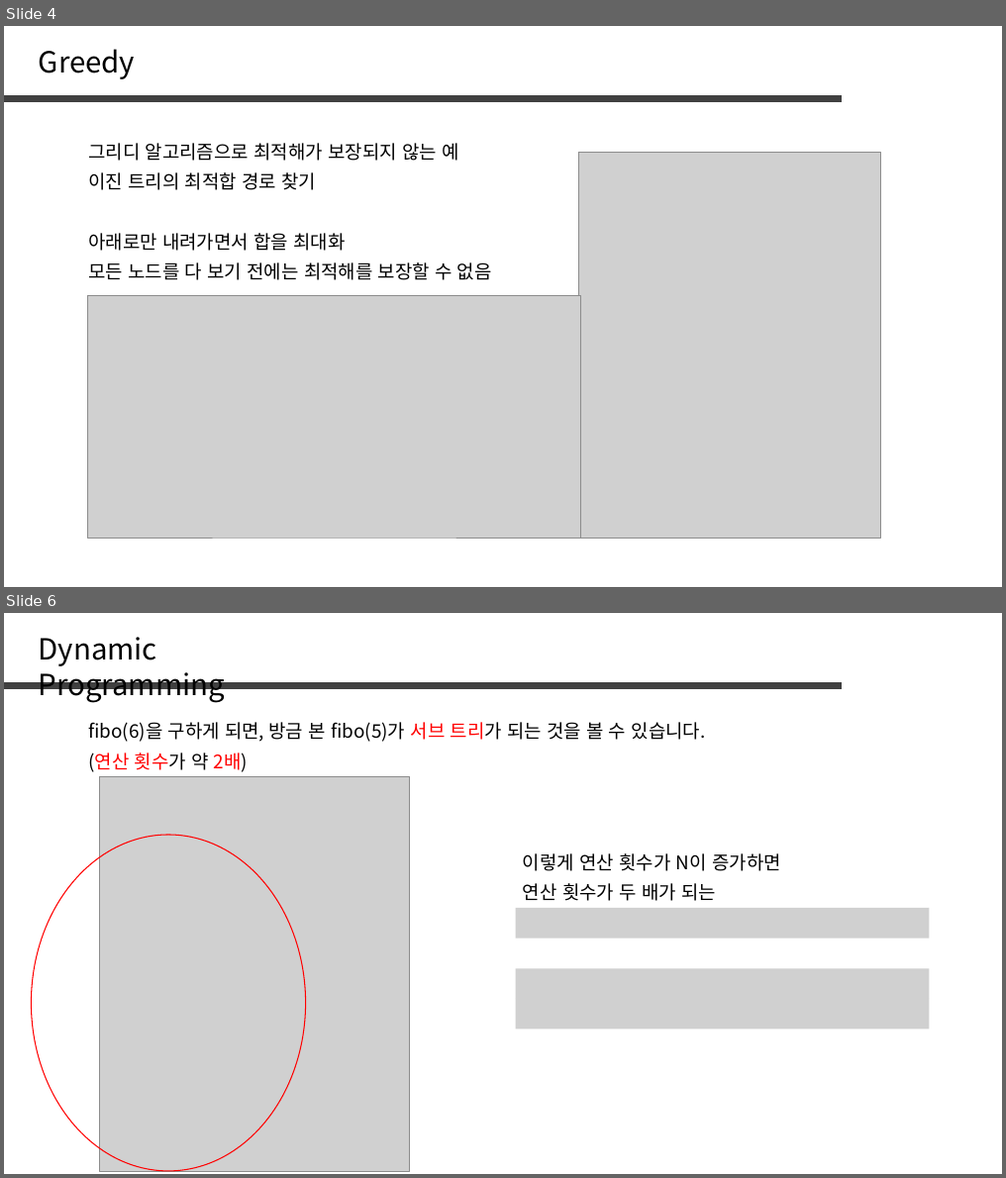
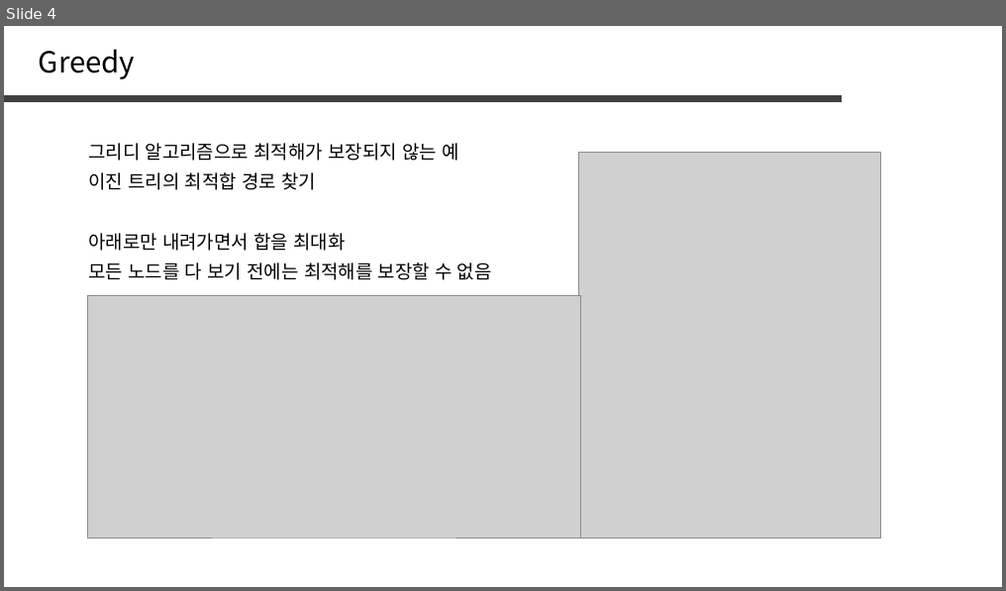
Before and after one commit to jaehoo1/PS-study, a slide deck: study/6_Greedy.pptx. Shown one above the other, each under a label of ours: slides 4 and 6 before the commit, slide 4 after it; the slides between them are not shown. The pictures are 1006x1178 and 1006x591 pixels, drawn with LibreOffice and Linux fonts; fonts in the diff are those of the drawing; grey boxes stand for pictures. Boxes give left, top, right and bottom in pixels: in the first picture for what was removed or moved away, otherwise in the second. Text is boxed around its words. In the diff, an @@ line names an element or a change of style, - is before the commit and + after.

```diff
--- a/study/6_Greedy.pptx
+++ b/study/6_Greedy.pptx
@@ slide 6 removed at [4, 613, 1002, 1174], background #FFFFFF @@
@@ text removed at [39, 637, 225, 703] @@
-Dynamic Programming
@@ line removed from (4, 685) to (843, 685) @@
@@ text removed at [88, 722, 706, 742] @@
-fibo(6)을 구하게 되면, 방금 본 fibo(5)가 서브 트리가 되는 것을 볼 수 있습니다.
@@ text removed at [88, 753, 248, 772] @@
-(연산 횟수가 약 2배)
@@ picture removed at [100, 776, 410, 1171] @@
@@ ellipse removed at [31, 835, 306, 1171] @@
@@ text removed at [523, 854, 781, 871] @@
-이렇게 연산 횟수가 N이 증가하면
@@ picture removed at [515, 908, 930, 939] @@
@@ text removed at [523, 883, 716, 901] @@
-연산 횟수가 두 배가 되는
@@ picture removed at [515, 968, 930, 998] @@
@@ picture removed at [515, 999, 930, 1029] @@
```
Also in this commit, not shown: 3 slides changed, 10 slides added, 10 other slides removed.
